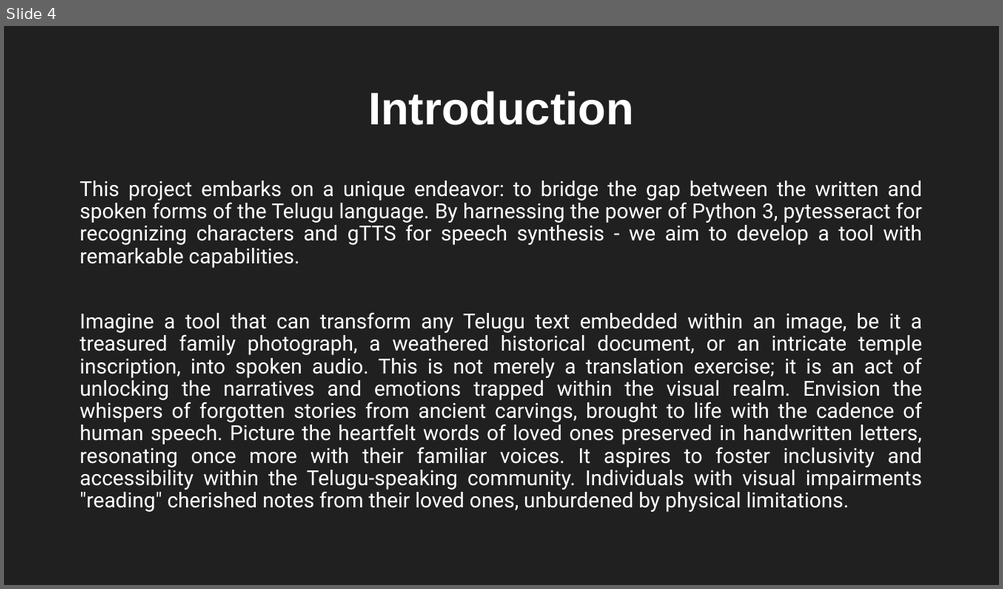
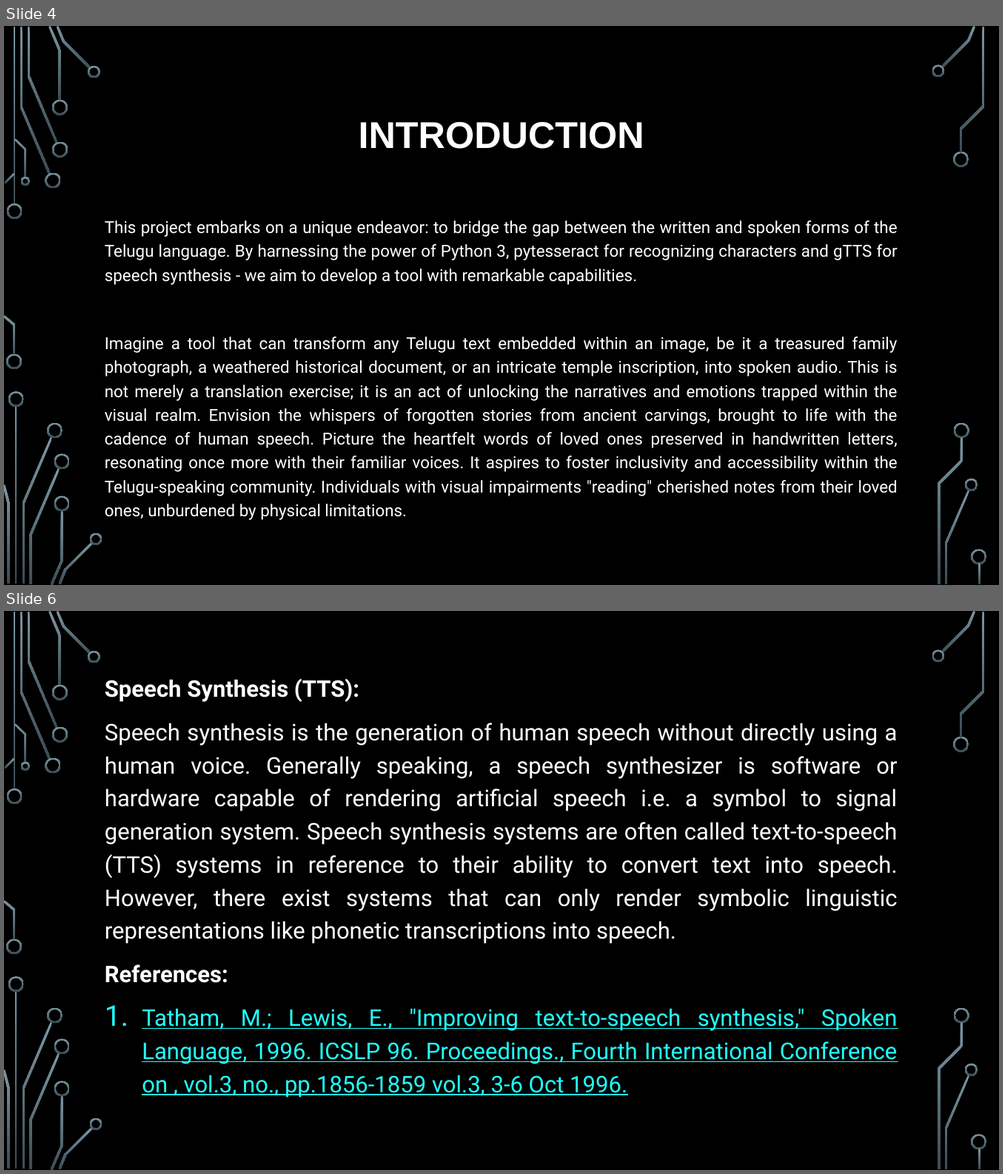
Before and after one commit to SFM61319/image2speech-te, a slide deck: docs/Presentation-1.pptx. Shown one above the other, each under a label of ours: slide 4 before the commit, slides 4 and 6 after it; the slides between them are not shown. The pictures are 1003x589 and 1003x1174 pixels, drawn with LibreOffice and Linux fonts; fonts in the diff are those of the drawing; background and template pictures are left out. Boxes give left, top, right and bottom in pixels: in the first picture for what was removed or moved away, otherwise in the second. Text is boxed around its words. In the diff, an @@ line names an element or a change of style, - is before the commit and + after.

```diff
--- a/docs/Presentation-1.pptx
+++ b/docs/Presentation-1.pptx
@@ slide 6 added at (x1=4, y1=611, x2=999, y2=1170), background picture (left out); not listed: 36 template elements that a slide beside it also shows @@
@@ text added at (x1=105, y1=678, x2=897, y2=1098), 22.2 pt, text #FFFFFF @@
+Speech Synthesis (TTS):
+Speech synthesis is the generation of human speech without directly using a human voice. Generally speaking, a speech synthesizer is software or hardware capable of rendering artificial speech i.e. a symbol to signal generation system. Speech synthesis systems are often called text-to-speech (TTS) systems in reference to their ability to convert text into speech. However, there exist systems that can only render symbolic linguistic representations like phonetic transcriptions into speech.
+References:
+1. Tatham, M.; Lewis, E., "Improving text-to-speech synthesis," Spoken Language, 1996. ICSLP 96. Proceedings., Fourth International Conference on , vol.3, no., pp.1856-1859 vol.3, 3-6 Oct 1996.
@@ slide 4 changed as well @@
@@ background #202020 to picture (left out) @@
@@ title at (x1=358, y1=121, x2=644, y2=149): text changed; size 44 to 36 pt @@
-Introduction
+INTRODUCTION
@@ text "This project embarks on a ..." moved from (x1=79, y1=181, x2=922, y2=512) to (x1=105, y1=221, x2=897, y2=497) @@
@@ text "This project embarks on a ..." at (x1=105, y1=221, x2=897, y2=497): size 20 to 16 pt; line spacing 0.9 to 1.2 @@
@@ group added at (x1=4, y1=26, x2=987, y2=585): 33 freeform shapes, 3 rectangles @@
```
Also in this commit, not shown: 5 other slides changed, 8 other slides added, 6 slides removed.
